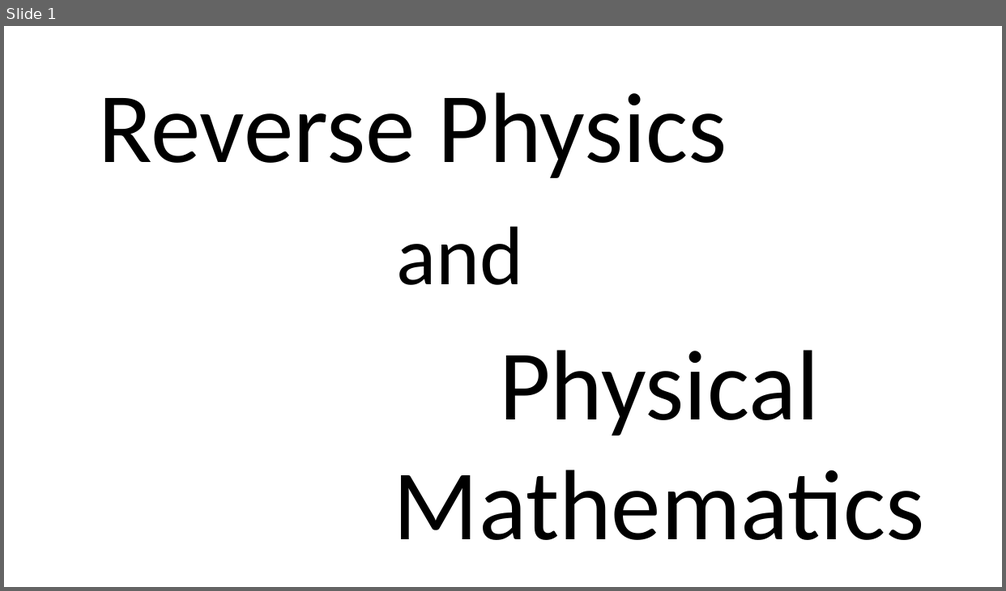
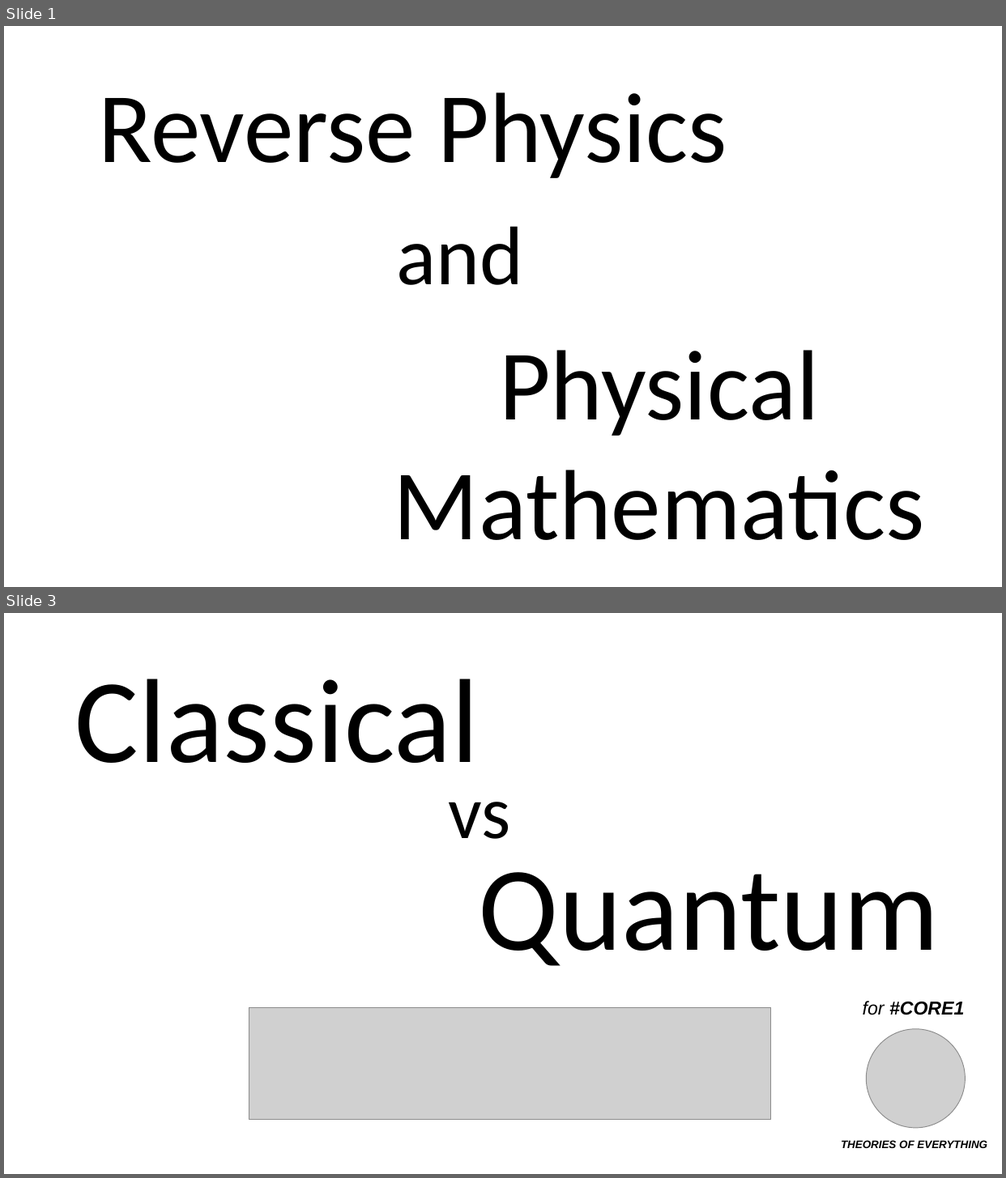
Before and after one commit to assumptionsofphysics/slides, a slide deck: 2026/2026ThumbnailWhite.pptx. Shown one above the other, each under a label of ours: slide 1 before the commit, slides 1 and 3 after it; the slides between them are not shown. The pictures are 1006x591 and 1006x1178 pixels, drawn with LibreOffice and Linux fonts; fonts in the diff are those of the drawing; grey boxes stand for pictures; background and template pictures are left out. Boxes give left, top, right and bottom in pixels: in the first picture for what was removed or moved away, otherwise in the second. Text is boxed around its words. In the diff, an @@ line names an element or a change of style, - is before the commit and + after.

```diff
--- a/2026/2026ThumbnailWhite.pptx
+++ b/2026/2026ThumbnailWhite.pptx
@@ slide 3 added at (4, 613, 1002, 1174), background #FFFFFF @@
@@ text added at (75, 679, 479, 763), 115 pt, text #000000 @@
+Classical
@@ text added at (449, 802, 511, 839), 72 pt, text #000000 @@
+vs
@@ text added at (479, 872, 939, 966), 115 pt, text #000000 @@
+Quantum
@@ text added at (863, 1001, 964, 1016), 18 pt, text #000000, bold, italic @@
+for #CORE1
@@ picture added at (249, 1008, 771, 1120) @@
@@ picture added at (867, 1029, 965, 1128) @@
@@ text added at (841, 1140, 987, 1148), 10.5 pt, text #000000, bold, italic @@
+THEORIES OF EVERYTHING
```
Also in this commit, not shown: 2 other slides added, 4 other files.
